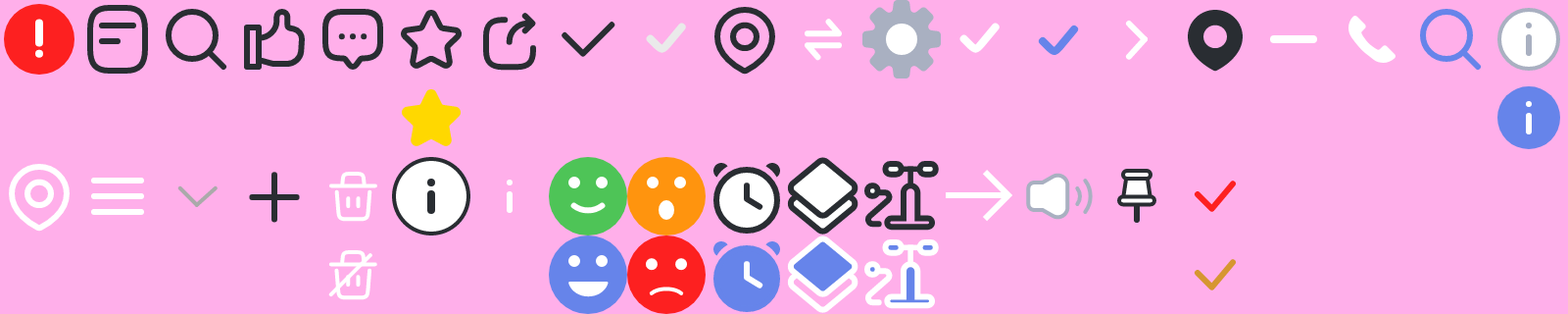
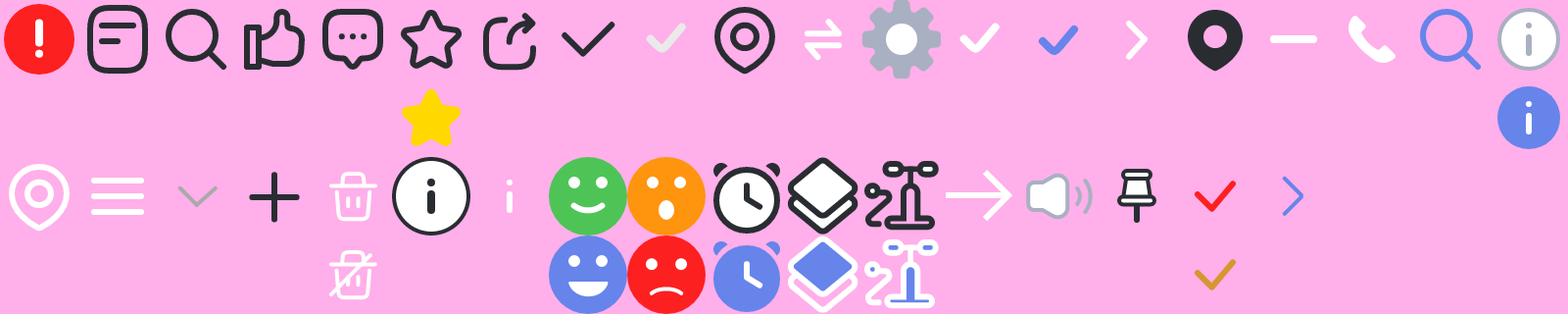
Before/after of a 1568px x 314px layered artwork. What changed in the layer stack:
added layer "Layer 88" in group "두번째 줄" over [1281, 175, 1304, 216]
